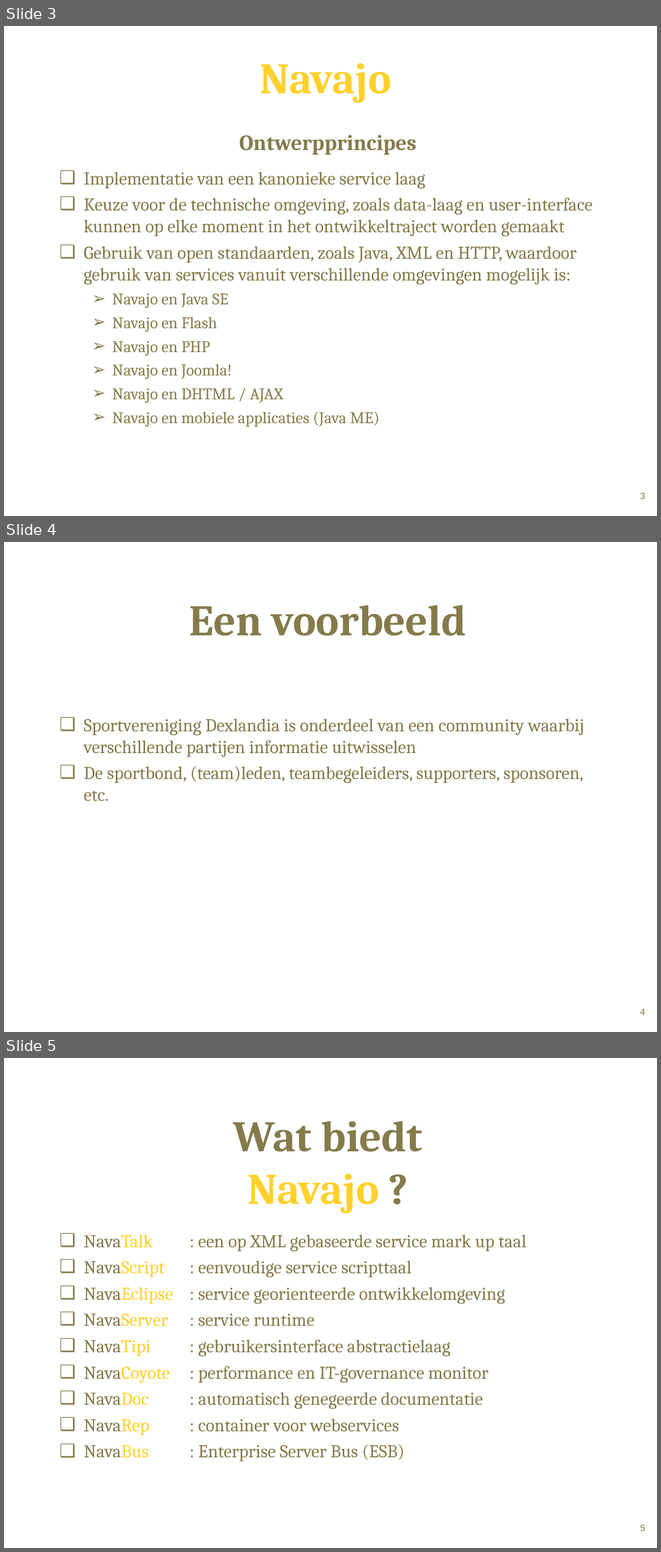
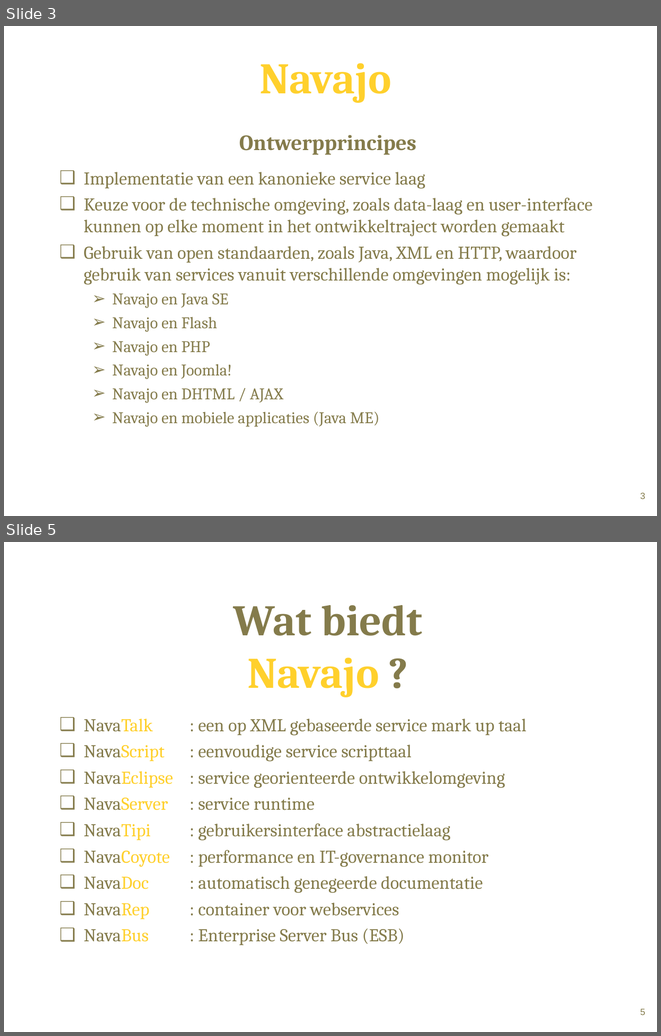
Before and after one commit to Dexels/navajo, a slide deck: doc/navajo_presentation.ppt. Shown one above the other, each under a label of ours: slides 3, 4 and 5 before the commit, slides 3 and 5 after it; the slides between them are not shown. The pictures are 661x1552 and 661x1036 pixels, drawn with LibreOffice and Linux fonts; fonts in the diff are those of the drawing; background and template pictures are left out. Boxes give left, top, right and bottom in pixels: in the first picture for what was removed or moved away, otherwise in the second. Text is boxed around its words. In the diff, an @@ line names an element or a change of style, - is before the commit and + after.

```diff
--- a/doc/navajo_presentation.ppt
+++ b/doc/navajo_presentation.ppt
@@ slide 4 removed at <box>4,542,657,1032</box>, background #FFFFFF; not listed: 1 template element that a slide beside it also shows @@
@@ title removed at <box>190,605,466,636</box> @@
-Een voorbeeld
@@ text removed at <box>84,718,584,801</box> @@
-❑ Sportvereniging Dexlandia is onderdeel van een community waarbij verschillende partijen informatie uitwisselen
-❑ De sportbond, (team)leden, teambegeleiders, supporters, sponsoren, etc.
```
Also in this commit, not shown: 1 slide added.
